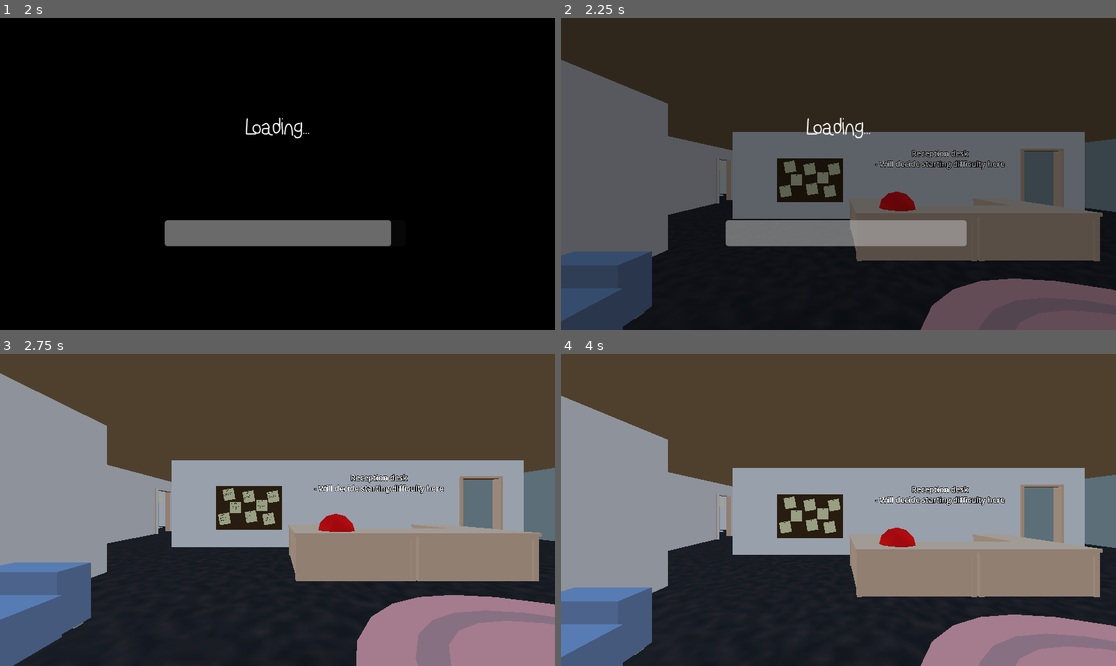
Above: before the commit, frames 1-4 (two rows, left to right).
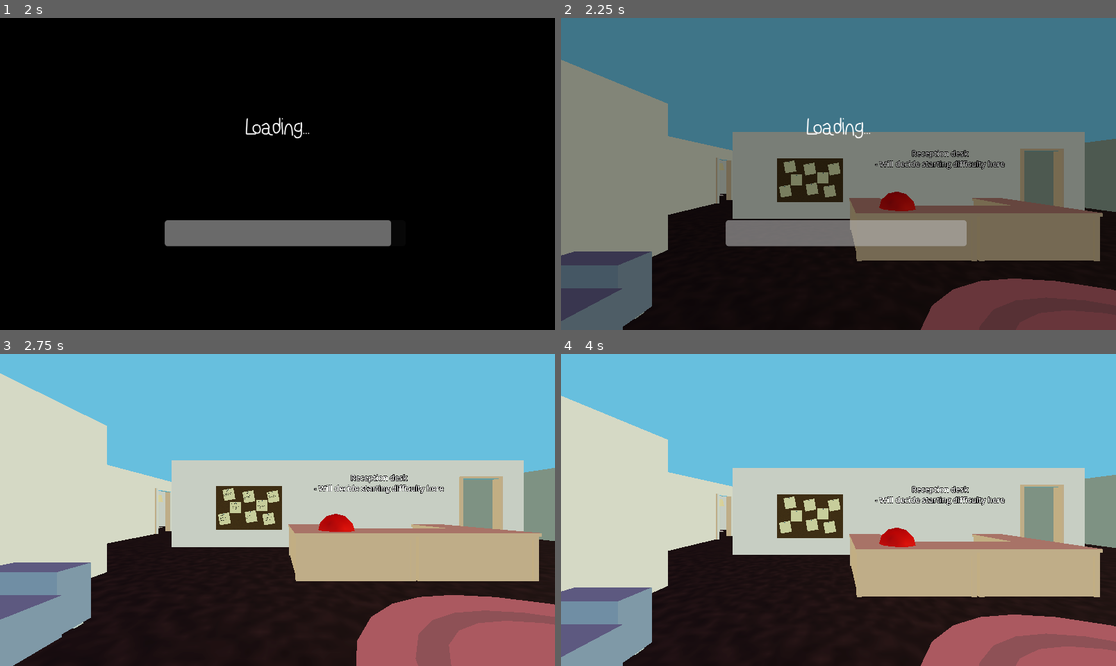
Above: after the commit, the same moments.

Repository: gingeapple182/COMP3000
Game: Godot game, scene res://Scenes/landing_menu.tscn
Two runs of this game, one before a commit and one after it. Both use one fixed random seed, a clock stepped at 60 frames per second and the inputs below.
Inputs (mouse positions are in pixels of both pictures, inside the frame that each line leads up to):
- Up to frame 1 (2 s): click "Start Game" at 0.5 s; click "Start Game" at 1.25 s
- Up to frame 2 (2.25 s): tap Enter (ui_accept) at 2 s; move the mouse to (960, 158) at 2.02 s; hold Right (ui_right) from 2.03 s (still down); hold L (switch_scene) from 2.03 s (still down); click (960, 158) at 2.17 s
- Up to frame 3 (2.75 s): keep holding Right (ui_right); keep holding L (switch_scene); tap Enter (ui_accept) at 2.27 s
- Up to frame 4 (4 s): tap Enter (ui_accept) at 2.75, 3.02 s; move the mouse to (727, 525) at 2.77 s; release Right (ui_right) at 2.78 s; release L (switch_scene) at 2.78 s; hold Down (ui_down) 2.78-3.53 s; tap ` (freefly) at 2.85 s; tap L (switch_scene) at 3.05, 3.8 s; move the mouse to (894, 441) at 3.52 s; hold Right (ui_right) from 3.53 s (still down); hold F (interact) from 3.53 s (still down)

Frame 1 is identical in both runs. In frame 2, 75% of the frame differs, in the area x 0-100%, y 0-100%; in frame 3, 77%; in frame 4, 79%.

Commit message:
World - Skybox
Added skybox asset

Added:
sky_04_2k.png
- https://freestylized.com/skybox/sky_04/

Diff:
--- a/Scenes/main.tscn
+++ b/Scenes/main.tscn
@@ -1,7 +1,8 @@
-[gd_scene load_steps=43 format=3 uid="uid://crxh6se4m0rxq"]
+[gd_scene load_steps=44 format=3 uid="uid://crxh6se4m0rxq"]
 
 [ext_resource type="Script" path="res://Scripts/main_scene.gd" id="1_qh2xr"]
 [ext_resource type="PackedScene" uid="uid://bs72ogkvdd7d6" path="res://addons/proto_controller/proto_controller.tscn" id="2_aomcw"]
+[ext_resource type="Texture2D" uid="uid://bup7ec4mq216j" path="res://addons/skybox/sky_04_2k.png" id="2_bgcbv"]
 [ext_resource type="Script" path="res://Scripts/Interactable.gd" id="3_c2668"]
 [ext_resource type="PackedScene" uid="uid://n32v3jeq450r" path="res://Scenes/pause_menu.tscn" id="4_2m2wd"]
 [ext_resource type="PackedScene" uid="uid://cwtvuysuygpay" path="res://Scenes/Assets/office_hub_01.tscn" id="6_5lupv"]
@@ -38,12 +39,11 @@
 [ext_resource type="PackedScene" uid="uid://dw4spjloyb70v" path="res://Scenes/Assets/Assets/kenney/laptop.glb" id="33_g6nm0"]
 [ext_resource type="PackedScene" uid="uid://duul877v0v8be" path="res://Scenes/Assets/Assets/kenney/radio.glb" id="34_0vm55"]
 
-[sub_resource type="ProceduralSkyMaterial" id="ProceduralSkyMaterial_cebsl"]
-sky_horizon_color = Color(0.64625, 0.65575, 0.67075, 1)
-ground_horizon_color = Color(0.64625, 0.65575, 0.67075, 1)
+[sub_resource type="PanoramaSkyMaterial" id="PanoramaSkyMaterial_65ipd"]
+panorama = ExtResource("2_bgcbv")
 
 [sub_resource type="Sky" id="Sky_ja0qp"]
-sky_material = SubResource("ProceduralSkyMaterial_cebsl")
+sky_material = SubResource("PanoramaSkyMaterial_65ipd")
 
 [sub_resource type="Environment" id="Environment_jwtab"]
 background_mode = 2
@@ -65,6 +65,7 @@
 [node name="DirectionalLight3D" type="DirectionalLight3D" parent="."]
 transform = Transform3D(-0.866027, 0.43301, -0.249997, -1.49013e-08, 0.499998, 0.866027, 0.499997, 0.750003, -0.433012, 0, 24.2, 0)
 shadow_enabled = true
+sky_mode = 2
 
 [node name="SpawnPoint" type="Marker3D" parent="."]
 transform = Transform3D(1, 0, 0, 0, 1, 0, 0, 0, 1, -11.2, 1, 21.5)
--- a/Scenes/maze.tscn
+++ b/Scenes/maze.tscn
@@ -1,8 +1,9 @@
-[gd_scene load_steps=8 format=3 uid="uid://ck0ddjsgg3dtv"]
+[gd_scene load_steps=9 format=3 uid="uid://ck0ddjsgg3dtv"]
 
 [ext_resource type="PackedScene" uid="uid://bs72ogkvdd7d6" path="res://addons/proto_controller/proto_controller.tscn" id="1_6g0tu"]
 [ext_resource type="PackedScene" uid="uid://1gfqsqrcfq2m" path="res://Scenes/Assets/Assets/kenney/wall.glb" id="2_gfotd"]
 [ext_resource type="PackedScene" uid="uid://d1jy6v8q0roce" path="res://Scenes/Assets/Button.tscn" id="3_yob2c"]
+[ext_resource type="PackedScene" uid="uid://cq0atjvqwhjmj" path="res://Scenes/Assets/Assets/kenney/floorFull.glb" id="4_h3t8s"]
 
 [sub_resource type="ProceduralSkyMaterial" id="ProceduralSkyMaterial_0cfgj"]
 sky_horizon_color = Color(0.64625, 0.65575, 0.67075, 1)
@@ -36,8 +37,8 @@
 [node name="ProtoController" parent="." node_paths=PackedStringArray("interact_label") instance=ExtResource("1_6g0tu")]
 interact_label = NodePath("../CanvasLayer/InteractLabel")
 
-[node name="Node3D" parent="." instance=ExtResource("3_yob2c")]
-transform = Transform3D(1, 0, 0, 0, 1, 0, 0, 0, 1, -40.0242, 1.6, -42.6306)
+[node name="ExitButton" parent="." instance=ExtResource("3_yob2c")]
+transform = Transform3D(1.91069e-15, -4.37114e-08, -1, -1, -4.37114e-08, 0, -4.37114e-08, 1, -4.37114e-08, -44.0598, 2.28497, -13.6978)
 use_collision = true
 button_type = 1
 target_scene = 1
@@ -67,6 +68,9 @@
 [node name="wall21" parent="Walls" instance=ExtResource("2_gfotd")]
 transform = Transform3D(1, 0, 0, 0, 1, 0, 0, 0, 1, -22, 0, -6)
 
+[node name="wall69" parent="Walls" instance=ExtResource("2_gfotd")]
+transform = Transform3D(1, 0, 0, 0, 1, 0, 0, 0, 1, -46, 0, -6)
+
 [node name="wall7" parent="Walls" instance=ExtResource("2_gfotd")]
 transform = Transform3D(1, 0, 0, 0, 1, 0, 0, 0, 1, -10, 0, 2)
 
@@ -154,6 +158,9 @@
 [node name="wall102" parent="Walls" instance=ExtResource("2_gfotd")]
 transform = Transform3D(1, 0, 0, 0, 1, 0, 0, 0, 1, -42, 0, -10)
 
+[node name="wall142" parent="Walls" instance=ExtResource("2_gfotd")]
+transform = Transform3D(1, 0, 0, 0, 1, 0, 0, 0, 1, -42, 0, -42)
+
 [node name="wall28" parent="Walls" instance=ExtResource("2_gfotd")]
 transform = Transform3D(1, 0, 0, 0, 1, 0, 0, 0, 1, -38, 0, -2)
 
@@ -230,7 +237,7 @@
 transform = Transform3D(1, 0, 0, 0, 1, 0, 0, 0, 1, -30, 0, -38)
 
 [node name="wall99" parent="Walls" instance=ExtResource("2_gfotd")]
-transform = Transform3D(1, 0, 0, 0, 1, 0, 0, 0, 1, -34, 0, -38)
+transform = Transform3D(-4.37114e-08, 0, -1, 0, 1, 0, 1, 0, -4.37114e-08, -34, 0, -38)
 
 [node name="wall111" parent="Walls" instance=ExtResource("2_gfotd")]
 transform = Transform3D(1, 0, 0, 0, 1, 0, 0, 0, 1, -34, 0, -30)
@@ -262,6 +269,9 @@
 [node name="wall2" parent="Walls" instance=ExtResource("2_gfotd")]
 transform = Transform3D(-4.37114e-08, 0, -1, 0, 1, 0, 1, 0, -4.37114e-08, -2, 0, -2)
 
+[node name="wall145" parent="Walls" instance=ExtResource("2_gfotd")]
+transform = Transform3D(-4.37114e-08, 0, -1, 0, 1, 0, 1, 0, -4.37114e-08, 2, 0, -2)
+
 [node name="wall66" parent="Walls" instance=ExtResource("2_gfotd")]
 transform = Transform3D(-4.37114e-08, 0, -1, 0, 1, 0, 1, 0, -4.37114e-08, -2, 0, -38)
 
@@ -304,9 +314,6 @@
 [node name="wall68" parent="Walls" instance=ExtResource("2_gfotd")]
 transform = Transform3D(-4.37114e-08, 0, -1, 0, 1, 0, 1, 0, -4.37114e-08, 2, 0, -38)
 
-[node name="wall69" parent="Walls" instance=ExtResource("2_gfotd")]
-transform = Transform3D(-4.37114e-08, 0, -1, 0, 1, 0, 1, 0, -4.37114e-08, -42, 0, -10)
-
 [node name="wall70" parent="Walls" instance=ExtResource("2_gfotd")]
 transform = Transform3D(-4.37114e-08, 0, -1, 0, 1, 0, 1, 0, -4.37114e-08, -42, 0, -6)
 
@@ -322,6 +329,15 @@
 [node name="wall116" parent="Walls" instance=ExtResource("2_gfotd")]
 transform = Transform3D(-4.37114e-08, 0, -1, 0, 1, 0, 1, 0, -4.37114e-08, -34, 0, -10)
 
+[node name="wall143" parent="Walls" instance=ExtResource("2_gfotd")]
+transform = Transform3D(1, 0, 0, 0, 1, 0, 0, 0, 1, -46, 0, -14)
+
+[node name="wall144" parent="Walls" instance=ExtResource("2_gfotd")]
+transform = Transform3D(-4.37114e-08, 0, -1, 0, 1, 0, 1, 0, -4.37114e-08, -46, 0, -10)
+
+[node name="wall146" parent="Walls" instance=ExtResource("2_gfotd")]
+transform = Transform3D(-4.37114e-08, 0, -1, 0, 1, 0, 1, 0, -4.37114e-08, -46, 0, -14)
+
 [node name="wall117" parent="Walls" instance=ExtResource("2_gfotd")]
 transform = Transform3D(-4.37114e-08, 0, -1, 0, 1, 0, 1, 0, -4.37114e-08, -34, 0, -14)
 
@@ -383,7 +399,7 @@
 transform = Transform3D(-4.37114e-08, 0, -1, 0, 1, 0, 1, 0, -4.37114e-08, -42, 0, -38)
 
 [node name="wall93" parent="Walls" instance=ExtResource("2_gfotd")]
-transform = Transform3D(-4.37114e-08, 0, -1, 0, 1, 0, 1, 0, -4.37114e-08, -38, 0, -42)
+transform = Transform3D(-4.37114e-08, 0, -1, 0, 1, 0, 1, 0, -4.37114e-08, -34, 0, -42)
 
 [node name="wall94" parent="Walls" instance=ExtResource("2_gfotd")]
 transform = Transform3D(-4.37114e-08, 0, -1, 0, 1, 0, 1, 0, -4.37114e-08, -38, 0, -38)
@@ -486,3 +502,374 @@
 grow_vertical = 2
 scale = Vector2(1.25, 1.25)
 text = "Press F to interact"
+
+[node name="Ground" type="Node3D" parent="."]
+
+[node name="floorFull" parent="Ground" instance=ExtResource("4_h3t8s")]
+transform = Transform3D(1, 0, 0, 0, 1, 0, 0, 0, 1, -2, 0, 2)
+
+[node name="floorFull2" parent="Ground" instance=ExtResource("4_h3t8s")]
+transform = Transform3D(1, 0, 0, 0, 1, 0, 0, 0, 1, -2, 0, -2)
+
+[node name="floorFull3" parent="Ground" instance=ExtResource("4_h3t8s")]
+transform = Transform3D(1, 0, 0, 0, 1, 0, 0, 0, 1, -2, 0, -6)
+
+[node name="floorFull4" parent="Ground" instance=ExtResource("4_h3t8s")]
+transform = Transform3D(1, 0, 0, 0, 1, 0, 0, 0, 1, -2, 0, -10)
+
+[node name="floorFull5" parent="Ground" instance=ExtResource("4_h3t8s")]
+transform = Transform3D(1, 0, 0, 0, 1, 0, 0, 0, 1, -2, 0, -14)
+
+[node name="floorFull6" parent="Ground" instance=ExtResource("4_h3t8s")]
+transform = Transform3D(1, 0, 0, 0, 1, 0, 0, 0, 1, -2, 0, -18)
+
+[node name="floorFull7" parent="Ground" instance=ExtResource("4_h3t8s")]
+transform = Transform3D(1, 0, 0, 0, 1, 0, 0, 0, 1, -2, 0, -22)
+
+[node name="floorFull8" parent="Ground" instance=ExtResource("4_h3t8s")]
+transform = Transform3D(1, 0, 0, 0, 1, 0, 0, 0, 1, -2, 0, -26)
+
+[node name="floorFull9" parent="Ground" instance=ExtResource("4_h3t8s")]
+transform = Transform3D(1, 0, 0, 0, 1, 0, 0, 0, 1, -2, 0, -30)
+
+[node name="floorFull10" parent="Ground" instance=ExtResource("4_h3t8s")]
+transform = Transform3D(1, 0, 0, 0, 1, 0, 0, 0, 1, -2, 0, -34)
+
+[node name="floorFull11" parent="Ground" instance=ExtResource("4_h3t8s")]
+transform = Transform3D(1, 0, 0, 0, 1, 0, 0, 0, 1, -2, 0, -38)
+
+[node name="floorFull12" parent="Ground" instance=ExtResource("4_h3t8s")]
+transform = Transform3D(1, 0, 0, 0, 1, 0, 0, 0, 1, -6, 0, 2)
+
+[node name="floorFull13" parent="Ground" instance=ExtResource("4_h3t8s")]
+transform = Transform3D(1, 0, 0, 0, 1, 0, 0, 0, 1, -6, 0, -2)
+
+[node name="floorFull14" parent="Ground" instance=ExtResource("4_h3t8s")]
+transform = Transform3D(1, 0, 0, 0, 1, 0, 0, 0, 1, -6, 0, -6)
+
+[node name="floorFull15" parent="Ground" instance=ExtResource("4_h3t8s")]
+transform = Transform3D(1, 0, 0, 0, 1, 0, 0, 0, 1, -6, 0, -10)
+
+[node name="floorFull16" parent="Ground" instance=ExtResource("4_h3t8s")]
+transform = Transform3D(1, 0, 0, 0, 1, 0, 0, 0, 1, -6, 0, -14)
+
+[node name="floorFull17" parent="Ground" instance=ExtResource("4_h3t8s")]
+transform = Transform3D(1, 0, 0, 0, 1, 0, 0, 0, 1, -6, 0, -18)
+
+[node name="floorFull18" parent="Ground" instance=ExtResource("4_h3t8s")]
+transform = Transform3D(1, 0, 0, 0, 1, 0, 0, 0, 1, -6, 0, -22)
+
+[node name="floorFull19" parent="Ground" instance=ExtResource("4_h3t8s")]
+transform = Transform3D(1, 0, 0, 0, 1, 0, 0, 0, 1, -6, 0, -26)
+
+[node name="floorFull20" parent="Ground" instance=ExtResource("4_h3t8s")]
+transform = Transform3D(1, 0, 0, 0, 1, 0, 0, 0, 1, -6, 0, -30)
+
+[node name="floorFull21" parent="Ground" instance=ExtResource("4_h3t8s")]
+transform = Transform3D(1, 0, 0, 0, 1, 0, 0, 0, 1, -6, 0, -34)
+
+[node name="floorFull22" parent="Ground" instance=ExtResource("4_h3t8s")]
+transform = Transform3D(1, 0, 0, 0, 1, 0, 0, 0, 1, -6, 0, -38)
+
+[node name="floorFull23" parent="Ground" instance=ExtResource("4_h3t8s")]
+transform = Transform3D(1, 0, 0, 0, 1, 0, 0, 0, 1, -10, 0, 2)
+
+[node name="floorFull24" parent="Ground" instance=ExtResource("4_h3t8s")]
+transform = Transform3D(1, 0, 0, 0, 1, 0, 0, 0, 1, -10, 0, -2)
+
+[node name="floorFull25" parent="Ground" instance=ExtResource("4_h3t8s")]
+transform = Transform3D(1, 0, 0, 0, 1, 0, 0, 0, 1, -10, 0, -6)
+
+[node name="floorFull26" parent="Ground" instance=ExtResource("4_h3t8s")]
+transform = Transform3D(1, 0, 0, 0, 1, 0, 0, 0, 1, -10, 0, -10)
+
+[node name="floorFull27" parent="Ground" instance=ExtResource("4_h3t8s")]
+transform = Transform3D(1, 0, 0, 0, 1, 0, 0, 0, 1, -10, 0, -14)
+
+[node name="floorFull28" parent="Ground" instance=ExtResource("4_h3t8s")]
+transform = Transform3D(1, 0, 0, 0, 1, 0, 0, 0, 1, -10, 0, -18)
+
+[node name="floorFull29" parent="Ground" instance=ExtResource("4_h3t8s")]
+transform = Transform3D(1, 0, 0, 0, 1, 0, 0, 0, 1, -10, 0, -22)
+
+[node name="floorFull30" parent="Ground" instance=ExtResource("4_h3t8s")]
+transform = Transform3D(1, 0, 0, 0, 1, 0, 0, 0, 1, -10, 0, -26)
+
+[node name="floorFull31" parent="Ground" instance=ExtResource("4_h3t8s")]
+transform = Transform3D(1, 0, 0, 0, 1, 0, 0, 0, 1, -10, 0, -30)
+
+[node name="floorFull32" parent="Ground" instance=ExtResource("4_h3t8s")]
+transform = Transform3D(1, 0, 0, 0, 1, 0, 0, 0, 1, -10, 0, -34)
+
+[node name="floorFull33" parent="Ground" instance=ExtResource("4_h3t8s")]
+transform = Transform3D(1, 0, 0, 0, 1, 0, 0, 0, 1, -10, 0, -38)
+
+[node name="floorFull34" parent="Ground" instance=ExtResource("4_h3t8s")]
+transform = Transform3D(1, 0, 0, 0, 1, 0, 0, 0, 1, -14, 0, 2)
+
+[node name="floorFull35" parent="Ground" instance=ExtResource("4_h3t8s")]
+transform = Transform3D(1, 0, 0, 0, 1, 0, 0, 0, 1, -14, 0, -2)
+
+[node name="floorFull36" parent="Ground" instance=ExtResource("4_h3t8s")]
+transform = Transform3D(1, 0, 0, 0, 1, 0, 0, 0, 1, -14, 0, -6)
+
+[node name="floorFull37" parent="Ground" instance=ExtResource("4_h3t8s")]
+transform = Transform3D(1, 0, 0, 0, 1, 0, 0, 0, 1, -14, 0, -10)
+
+[node name="floorFull38" parent="Ground" instance=ExtResource("4_h3t8s")]
+transform = Transform3D(1, 0, 0, 0, 1, 0, 0, 0, 1, -14, 0, -14)
+
+[node name="floorFull39" parent="Ground" instance=ExtResource("4_h3t8s")]
+transform = Transform3D(1, 0, 0, 0, 1, 0, 0, 0, 1, -14, 0, -18)
+
+[node name="floorFull40" parent="Ground" instance=ExtResource("4_h3t8s")]
+transform = Transform3D(1, 0, 0, 0, 1, 0, 0, 0, 1, -14, 0, -22)
+
+[node name="floorFull41" parent="Ground" instance=ExtResource("4_h3t8s")]
+transform = Transform3D(1, 0, 0, 0, 1, 0, 0, 0, 1, -14, 0, -26)
+
+[node name="floorFull42" parent="Ground" instance=ExtResource("4_h3t8s")]
+transform = Transform3D(1, 0, 0, 0, 1, 0, 0, 0, 1, -14, 0, -30)
+
+[node name="floorFull43" parent="Ground" instance=ExtResource("4_h3t8s")]
+transform = Transform3D(1, 0, 0, 0, 1, 0, 0, 0, 1, -14, 0, -34)
+
+[node name="floorFull44" parent="Ground" instance=ExtResource("4_h3t8s")]
+transform = Transform3D(1, 0, 0, 0, 1, 0, 0, 0, 1, -14, 0, -38)
+
+[node name="floorFull45" parent="Ground" instance=ExtResource("4_h3t8s")]
+transform = Transform3D(1, 0, 0, 0, 1, 0, 0, 0, 1, -18, 0, 2)
+
+[node name="floorFull46" parent="Ground" instance=ExtResource("4_h3t8s")]
+transform = Transform3D(1, 0, 0, 0, 1, 0, 0, 0, 1, -18, 0, -2)
+
+[node name="floorFull47" parent="Ground" instance=ExtResource("4_h3t8s")]
+transform = Transform3D(1, 0, 0, 0, 1, 0, 0, 0, 1, -18, 0, -6)
+
+[node name="floorFull48" parent="Ground" instance=ExtResource("4_h3t8s")]
+transform = Transform3D(1, 0, 0, 0, 1, 0, 0, 0, 1, -18, 0, -10)
+
+[node name="floorFull49" parent="Ground" instance=ExtResource("4_h3t8s")]
+transform = Transform3D(1, 0, 0, 0, 1, 0, 0, 0, 1, -18, 0, -14)
+
+[node name="floorFull50" parent="Ground" instance=ExtResource("4_h3t8s")]
+transform = Transform3D(1, 0, 0, 0, 1, 0, 0, 0, 1, -18, 0, -18)
+
+[node name="floorFull51" parent="Ground" instance=ExtResource("4_h3t8s")]
+transform = Transform3D(1, 0, 0, 0, 1, 0, 0, 0, 1, -18, 0, -22)
+
+[node name="floorFull52" parent="Ground" instance=ExtResource("4_h3t8s")]
+transform = Transform3D(1, 0, 0, 0, 1, 0, 0, 0, 1, -18, 0, -26)
+
+[node name="floorFull53" parent="Ground" instance=ExtResource("4_h3t8s")]
+transform = Transform3D(1, 0, 0, 0, 1, 0, 0, 0, 1, -18, 0, -30)
+
+[node name="floorFull54" parent="Ground" instance=ExtResource("4_h3t8s")]
+transform = Transform3D(1, 0, 0, 0, 1, 0, 0, 0, 1, -18, 0, -34)
+
+[node name="floorFull55" parent="Ground" instance=ExtResource("4_h3t8s")]
+transform = Transform3D(1, 0, 0, 0, 1, 0, 0, 0, 1, -18, 0, -38)
+
+[node name="floorFull56" parent="Ground" instance=ExtResource("4_h3t8s")]
+transform = Transform3D(1, 0, 0, 0, 1, 0, 0, 0, 1, -22, 0, 2)
+
+[node name="floorFull57" parent="Ground" instance=ExtResource("4_h3t8s")]
+transform = Transform3D(1, 0, 0, 0, 1, 0, 0, 0, 1, -22, 0, -2)
+
+[node name="floorFull58" parent="Ground" instance=ExtResource("4_h3t8s")]
+transform = Transform3D(1, 0, 0, 0, 1, 0, 0, 0, 1, -22, 0, -6)
+
+[node name="floorFull59" parent="Ground" instance=ExtResource("4_h3t8s")]
+transform = Transform3D(1, 0, 0, 0, 1, 0, 0, 0, 1, -22, 0, -10)
+
+[node name="floorFull60" parent="Ground" instance=ExtResource("4_h3t8s")]
+transform = Transform3D(1, 0, 0, 0, 1, 0, 0, 0, 1, -22, 0, -14)
+
+[node name="floorFull61" parent="Ground" instance=ExtResource("4_h3t8s")]
+transform = Transform3D(1, 0, 0, 0, 1, 0, 0, 0, 1, -22, 0, -18)
+
+[node name="floorFull62" parent="Ground" instance=ExtResource("4_h3t8s")]
+transform = Transform3D(1, 0, 0, 0, 1, 0, 0, 0, 1, -22, 0, -22)
+
+[node name="floorFull63" parent="Ground" instance=ExtResource("4_h3t8s")]
+transform = Transform3D(1, 0, 0, 0, 1, 0, 0, 0, 1, -22, 0, -26)
+
+[node name="floorFull64" parent="Ground" instance=ExtResource("4_h3t8s")]
+transform = Transform3D(1, 0, 0, 0, 1, 0, 0, 0, 1, -22, 0, -30)
+
+[node name="floorFull65" parent="Ground" instance=ExtResource("4_h3t8s")]
+transform = Transform3D(1, 0, 0, 0, 1, 0, 0, 0, 1, -22, 0, -34)
+
+[node name="floorFull66" parent="Ground" instance=ExtResource("4_h3t8s")]
+transform = Transform3D(1, 0, 0, 0, 1, 0, 0, 0, 1, -22, 0, -38)
+
+[node name="floorFull67" parent="Ground" instance=ExtResource("4_h3t8s")]
+transform = Transform3D(1, 0, 0, 0, 1, 0, 0, 0, 1, -26, 0, 2)
+
+[node name="floorFull68" parent="Ground" instance=ExtResource("4_h3t8s")]
+transform = Transform3D(1, 0, 0, 0, 1, 0, 0, 0, 1, -26, 0, -2)
+
+[node name="floorFull69" parent="Ground" instance=ExtResource("4_h3t8s")]
+transform = Transform3D(1, 0, 0, 0, 1, 0, 0, 0, 1, -26, 0, -6)
+
+[node name="floorFull70" parent="Ground" instance=ExtResource("4_h3t8s")]
+transform = Transform3D(1, 0, 0, 0, 1, 0, 0, 0, 1, -26, 0, -10)
+
+[node name="floorFull71" parent="Ground" instance=ExtResource("4_h3t8s")]
+transform = Transform3D(1, 0, 0, 0, 1, 0, 0, 0, 1, -26, 0, -14)
+
+[node name="floorFull72" parent="Ground" instance=ExtResource("4_h3t8s")]
+transform = Transform3D(1, 0, 0, 0, 1, 0, 0, 0, 1, -26, 0, -18)
+
+[node name="floorFull73" parent="Ground" instance=ExtResource("4_h3t8s")]
+transform = Transform3D(1, 0, 0, 0, 1, 0, 0, 0, 1, -26, 0, -22)
+
+[node name="floorFull74" parent="Ground" instance=ExtResource("4_h3t8s")]
+transform = Transform3D(1, 0, 0, 0, 1, 0, 0, 0, 1, -26, 0, -26)
+
+[node name="floorFull75" parent="Ground" instance=ExtResource("4_h3t8s")]
+transform = Transform3D(1, 0, 0, 0, 1, 0, 0, 0, 1, -26, 0, -30)
+
+[node name="floorFull76" parent="Ground" instance=ExtResource("4_h3t8s")]
+transform = Transform3D(1, 0, 0, 0, 1, 0, 0, 0, 1, -26, 0, -34)
+
+[node name="floorFull77" parent="Ground" instance=ExtResource("4_h3t8s")]
+transform = Transform3D(1, 0, 0, 0, 1, 0, 0, 0, 1, -26, 0, -38)
+
+[node name="floorFull78" parent="Ground" instance=ExtResource("4_h3t8s")]
+transform = Transform3D(1, 0, 0, 0, 1, 0, 0, 0, 1, -30, 0, 2)
+
+[node name="floorFull79" parent="Ground" instance=ExtResource("4_h3t8s")]
+transform = Transform3D(1, 0, 0, 0, 1, 0, 0, 0, 1, -30, 0, -2)
+
+[node name="floorFull80" parent="Ground" instance=ExtResource("4_h3t8s")]
+transform = Transform3D(1, 0, 0, 0, 1, 0, 0, 0, 1, -30, 0, -6)
+
+[node name="floorFull81" parent="Ground" instance=ExtResource("4_h3t8s")]
+transform = Transform3D(1, 0, 0, 0, 1, 0, 0, 0, 1, -30, 0, -10)
+
+[node name="floorFull82" parent="Ground" instance=ExtResource("4_h3t8s")]
+transform = Transform3D(1, 0, 0, 0, 1, 0, 0, 0, 1, -30, 0, -14)
+
+[node name="floorFull83" parent="Ground" instance=ExtResource("4_h3t8s")]
+transform = Transform3D(1, 0, 0, 0, 1, 0, 0, 0, 1, -30, 0, -18)
+
+[node name="floorFull84" parent="Ground" instance=ExtResource("4_h3t8s")]
+transform = Transform3D(1, 0, 0, 0, 1, 0, 0, 0, 1, -30, 0, -22)
+
+[node name="floorFull85" parent="Ground" instance=ExtResource("4_h3t8s")]
+transform = Transform3D(1, 0, 0, 0, 1, 0, 0, 0, 1, -30, 0, -26)
+
+[node name="floorFull86" parent="Ground" instance=ExtResource("4_h3t8s")]
+transform = Transform3D(1, 0, 0, 0, 1, 0, 0, 0, 1, -30, 0, -30)
+
+[node name="floorFull87" parent="Ground" instance=ExtResource("4_h3t8s")]
+transform = Transform3D(1, 0, 0, 0, 1, 0, 0, 0, 1, -30, 0, -34)
+
+[node name="floorFull88" parent="Ground" instance=ExtResource("4_h3t8s")]
+transform = Transform3D(1, 0, 0, 0, 1, 0, 0, 0, 1, -30, 0, -38)
+
+[node name="floorFull89" parent="Ground" instance=ExtResource("4_h3t8s")]
+transform = Transform3D(1, 0, 0, 0, 1, 0, 0, 0, 1, -34, 0, 2)
+
+[node name="floorFull90" parent="Ground" instance=ExtResource("4_h3t8s")]
+transform = Transform3D(1, 0, 0, 0, 1, 0, 0, 0, 1, -34, 0, -2)
+
+[node name="floorFull91" parent="Ground" instance=ExtResource("4_h3t8s")]
+transform = Transform3D(1, 0, 0, 0, 1, 0, 0, 0, 1, -34, 0, -6)
+
+[node name="floorFull92" parent="Ground" instance=ExtResource("4_h3t8s")]
+transform = Transform3D(1, 0, 0, 0, 1, 0, 0, 0, 1, -34, 0, -10)
+
+[node name="floorFull93" parent="Ground" instance=ExtResource("4_h3t8s")]
+transform = Transform3D(1, 0, 0, 0, 1, 0, 0, 0, 1, -34, 0, -14)
+
+[node name="floorFull94" parent="Ground" instance=ExtResource("4_h3t8s")]
+transform = Transform3D(1, 0, 0, 0, 1, 0, 0, 0, 1, -34, 0, -18)
+
+[node name="floorFull95" parent="Ground" instance=ExtResource("4_h3t8s")]
+transform = Transform3D(1, 0, 0, 0, 1, 0, 0, 0, 1, -34, 0, -22)
+
+[node name="floorFull96" parent="Ground" instance=ExtResource("4_h3t8s")]
+transform = Transform3D(1, 0, 0, 0, 1, 0, 0, 0, 1, -34, 0, -26)
+
+[node name="floorFull97" parent="Ground" instance=ExtResource("4_h3t8s")]
+transform = Transform3D(1, 0, 0, 0, 1, 0, 0, 0, 1, -34, 0, -30)
+
+[node name="floorFull98" parent="Ground" instance=ExtResource("4_h3t8s")]
+transform = Transform3D(1, 0, 0, 0, 1, 0, 0, 0, 1, -34, 0, -34)
+
+[node name="floorFull99" parent="Ground" instance=ExtResource("4_h3t8s")]
+transform = Transform3D(1, 0, 0, 0, 1, 0, 0, 0, 1, -34, 0, -38)
+
+[node name="floorFull100" parent="Ground" instance=ExtResource("4_h3t8s")]
+transform = Transform3D(1, 0, 0, 0, 1, 0, 0, 0, 1, -38, 0, 2)
+
+[node name="floorFull101" parent="Ground" instance=ExtResource("4_h3t8s")]
+transform = Transform3D(1, 0, 0, 0, 1, 0, 0, 0, 1, -38, 0, -2)
+
+[node name="floorFull102" parent="Ground" instance=ExtResource("4_h3t8s")]
+transform = Transform3D(1, 0, 0, 0, 1, 0, 0, 0, 1, -38, 0, -6)
+
+[node name="floorFull103" parent="Ground" instance=ExtResource("4_h3t8s")]
+transform = Transform3D(1, 0, 0, 0, 1, 0, 0, 0, 1, -38, 0, -10)
+
+[node name="floorFull104" parent="Ground" instance=ExtResource("4_h3t8s")]
+transform = Transform3D(1, 0, 0, 0, 1, 0, 0, 0, 1, -38, 0, -14)
+
+[node name="floorFull105" parent="Ground" instance=ExtResource("4_h3t8s")]
+transform = Transform3D(1, 0, 0, 0, 1, 0, 0, 0, 1, -38, 0, -18)
+
+[node name="floorFull106" parent="Ground" instance=ExtResource("4_h3t8s")]
+transform = Transform3D(1, 0, 0, 0, 1, 0, 0, 0, 1, -38, 0, -22)
+
+[node name="floorFull107" parent="Ground" instance=ExtResource("4_h3t8s")]
+transform = Transform3D(1, 0, 0, 0, 1, 0, 0, 0, 1, -38, 0, -26)
+
+[node name="floorFull108" parent="Ground" instance=ExtResource("4_h3t8s")]
+transform = Transform3D(1, 0, 0, 0, 1, 0, 0, 0, 1, -38, 0, -30)
+
+[node name="floorFull109" parent="Ground" instance=ExtResource("4_h3t8s")]
+transform = Transform3D(1, 0, 0, 0, 1, 0, 0, 0, 1, -38, 0, -34)
+
+[node name="floorFull110" parent="Ground" instance=ExtResource("4_h3t8s")]
+transform = Transform3D(1, 0, 0, 0, 1, 0, 0, 0, 1, -38, 0, -38)
+
+[node name="floorFull111" parent="Ground" instance=ExtResource("4_h3t8s")]
+transform = Transform3D(1, 0, 0, 0, 1, 0, 0, 0, 1, -42, 0, 2)
+
+[node name="floorFull112" parent="Ground" instance=ExtResource("4_h3t8s")]
+transform = Transform3D(1, 0, 0, 0, 1, 0, 0, 0, 1, -42, 0, -2)
+
+[node name="floorFull113" parent="Ground" instance=ExtResource("4_h3t8s")]
+transform = Transform3D(1, 0, 0, 0, 1, 0, 0, 0, 1, -42, 0, -6)
+
+[node name="floorFull122" parent="Ground" instance=ExtResource("4_h3t8s")]
+transform = Transform3D(1, 0, 0, 0, 1, 0, 0, 0, 1, -46, 0, -6)
+
+[node name="floorFull123" parent="Ground" instance=ExtResource("4_h3t8s")]
+transform = Transform3D(1, 0, 0, 0, 1, 0, 0, 0, 1, -46, 0, -10)
+
+[node name="floorFull114" parent="Ground" instance=ExtResource("4_h3t8s")]
+transform = Transform3D(1, 0, 0, 0, 1, 0, 0, 0, 1, -42, 0, -10)
+
+[node name="floorFull115" parent="Ground" instance=ExtResource("4_h3t8s")]
+transform = Transform3D(1, 0, 0, 0, 1, 0, 0, 0, 1, -42, 0, -14)
+
+[node name="floorFull116" parent="Ground" instance=ExtResource("4_h3t8s")]
+transform = Transform3D(1, 0, 0, 0, 1, 0, 0, 0, 1, -42, 0, -18)
+
+[node name="floorFull117" parent="Ground" instance=ExtResource("4_h3t8s")]
+transform = Transform3D(1, 0, 0, 0, 1, 0, 0, 0, 1, -42, 0, -22)
+
+[node name="floorFull118" parent="Ground" instance=ExtResource("4_h3t8s")]
+transform = Transform3D(1, 0, 0, 0, 1, 0, 0, 0, 1, -42, 0, -26)
+
+[node name="floorFull119" parent="Ground" instance=ExtResource("4_h3t8s")]
+transform = Transform3D(1, 0, 0, 0, 1, 0, 0, 0, 1, -42, 0, -30)
+
+[node name="floorFull120" parent="Ground" instance=ExtResource("4_h3t8s")]
+transform = Transform3D(1, 0, 0, 0, 1, 0, 0, 0, 1, -42, 0, -34)
+
+[node name="floorFull121" parent="Ground" instance=ExtResource("4_h3t8s")]
+transform = Transform3D(1, 0, 0, 0, 1, 0, 0, 0, 1, -42, 0, -38)
Binary file added: addons/skybox/sky_04_2k.png
Not shown, added: addons/skybox/sky_04_2k.png.import
